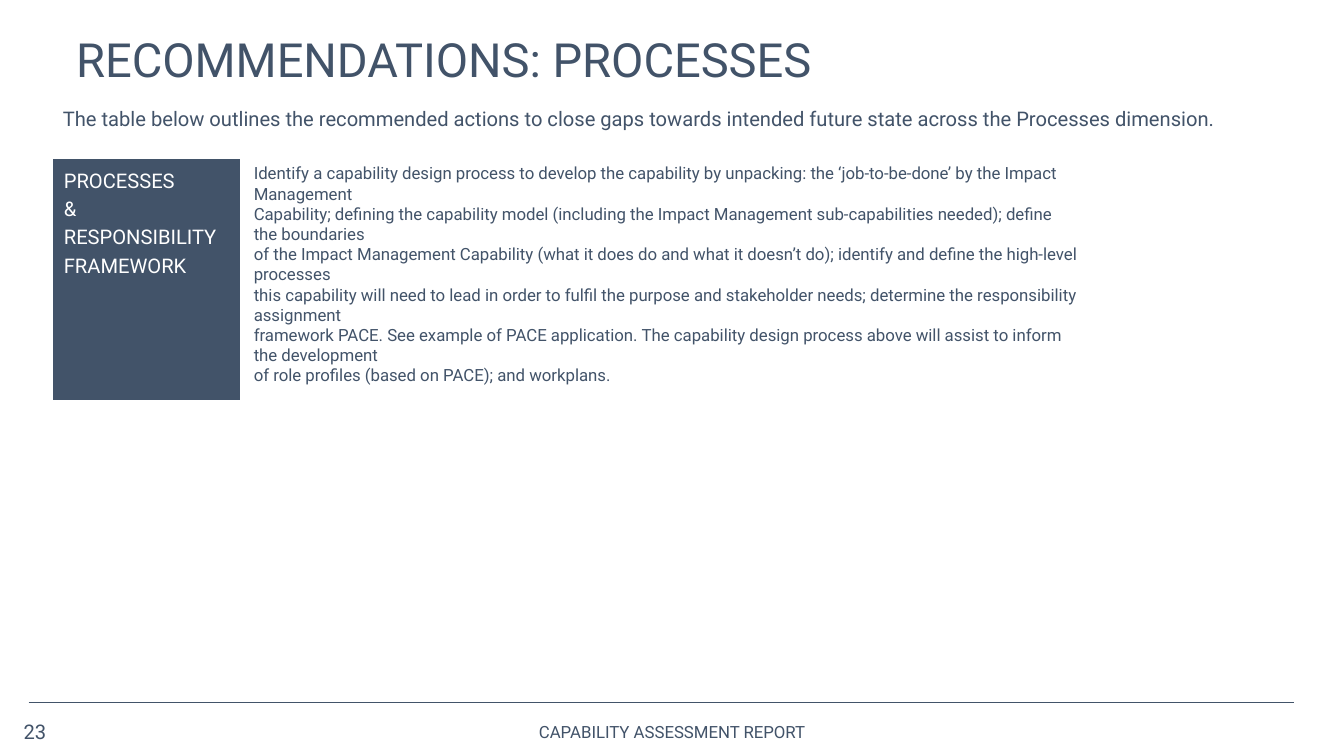
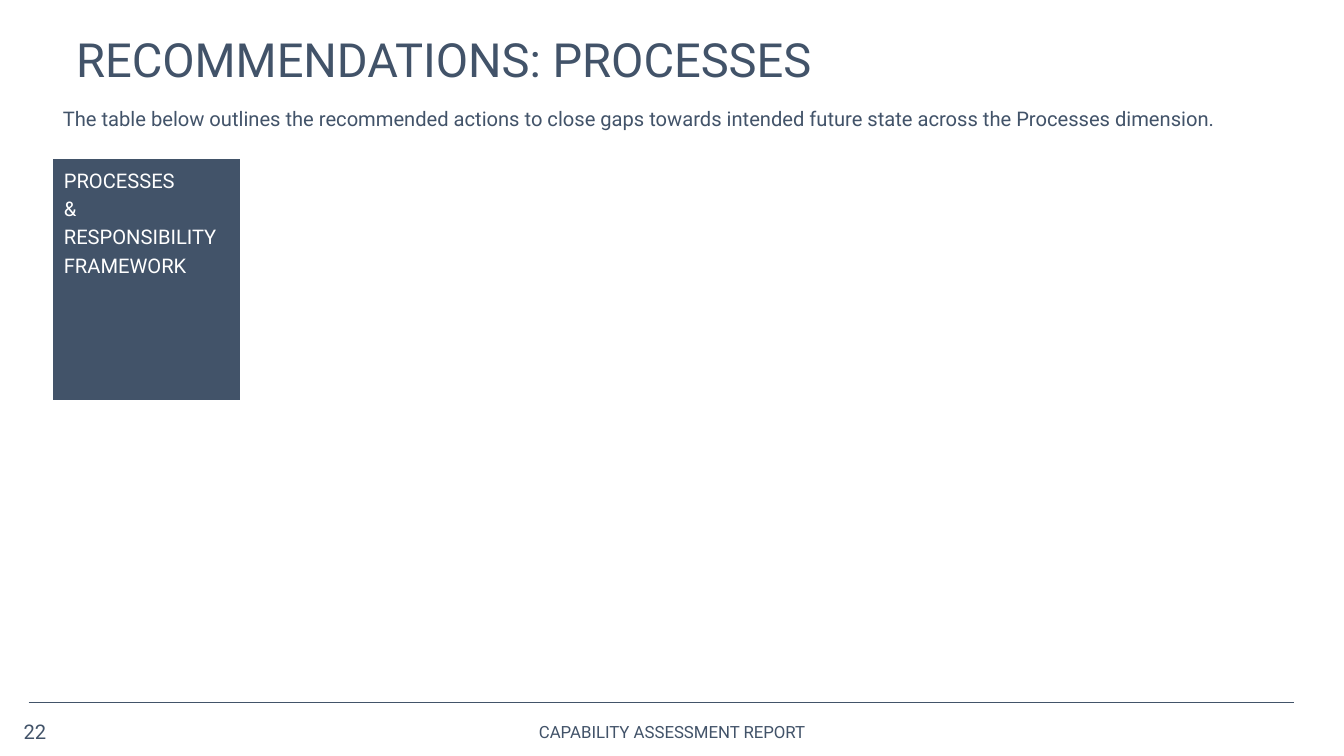
Before and after one commit to opus-meum/power-automate, a slide deck: slide 22 of Capability Assessment Report.pptx (slide 23 before the commit). Drawn at 1344x756 pixels with LibreOffice and Linux fonts; fonts in the diff are those of the drawing; background and template pictures are left out. Boxes give left, top, right and bottom in pixels: in the first picture for what was removed or moved away, otherwise in the second. Text is boxed around its words. In the diff, an @@ line names an element or a change of style, - is before the commit and + after.

```diff
--- a/Capability Assessment Report.pptx
+++ b/Capability Assessment Report.pptx
@@ text removed at box(254, 166, 1077, 385) @@
-Identify a capability design process to develop the capability by unpacking: the ‘job-to-be-done’ by the Impact Management
-Capability; defining the capability model (including the Impact Management sub-capabilities needed); define the boundaries
-of the Impact Management Capability (what it does do and what it doesn’t do); identify and define the high-level processes
-this capability will need to lead in order to fulfil the purpose and stakeholder needs; determine the responsibility assignment
-framework PACE. See example of PACE application. The capability design process above will assist to inform the development
-of role profiles (based on PACE); and workplans.
@@ page number at box(24, 724, 47, 739): text changed @@
-23
+22
```
Also in this commit, not shown: 12 other slides changed, 1 slide added, 2 slides removed, 1 other file.
